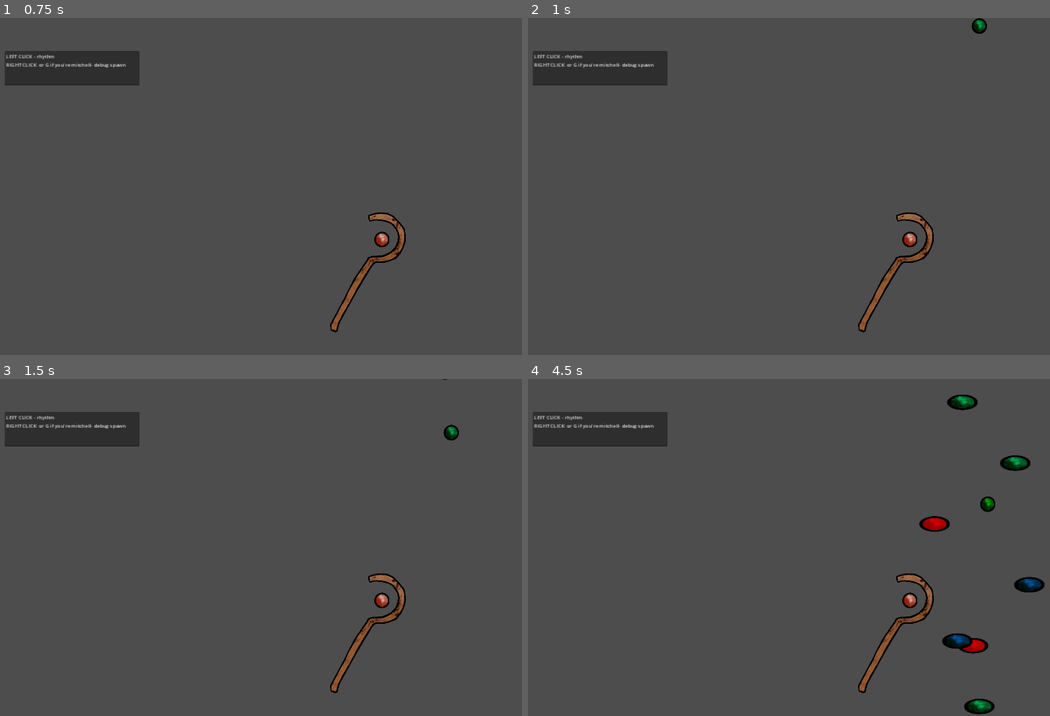
Above: before the commit, frames 1-4 (two rows, left to right).
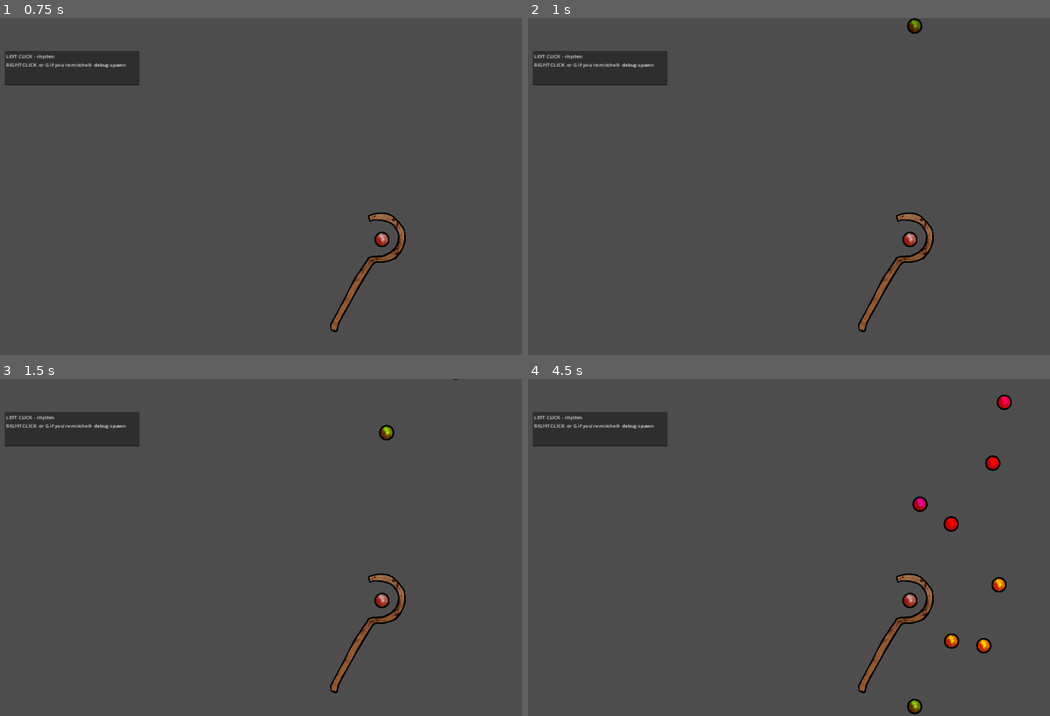
Above: after the commit, the same moments.

Repository: mhogle25/ld55-gonefishin
Game: Godot game, scene res://scenes/fishing_minigame_prototype.tscn
The game is run twice, just before and just after one commit, with the same random seed, the same clock (stepped at 60 frames per second) and the same inputs.
Inputs (mouse positions are in pixels of both pictures, inside the frame that each line leads up to):
- Up to frame 1 (0.75 s): tap Enter at 0.5 s; move the mouse to (375, 169) at 0.52 s; click (375, 169) at 0.6 s
- Up to frame 2 (1 s): no input
- Up to frame 3 (1.5 s): move the mouse to (125, 564) at 1.27 s; right-click (125, 564) at 1.35 s
- Up to frame 4 (4.5 s): move the mouse to (830, 473) at 2.02 s; click (830, 473) at 2.1 s; move the mouse to (742, 614) at 2.77 s; right-click (742, 614) at 2.85 s; move the mouse to (950, 598) at 3.52 s; click (950, 598) at 3.6 s; move the mouse to (590, 496) at 4.27 s; right-click (590, 496) at 4.35 s

Frame 1 is identical in both runs. In frame 2, 0.2% of the frame differs, in the area x 72-88%, y 0-5%; in frame 3, 0.2%; in frame 4, 2.2%, in the area x 72-99%, y 4-100%.

Commit message:
SKITTLES BABY
woooo big particles

Diff:
--- /dev/null
+++ b/assets/game_objects/ParticleEffectSpawn.gd
@@ -0,0 +1,108 @@
+extends Marker2D
+
+@export var particle_texture : Texture
+signal go_spawn
+signal stop_spawn
+var spawning : bool = false
+var particles_storage : Array
+var SPEED = 100.0
+var radius : int = 6
+var spawn_limit: int = 30
+var spawn_count: int = 0
+@export var spawn_margin : int = 20
+var spawn_timer = 0
+@export var spawn_rate : float = 0.05
+
+
+# Called when the node enters the scene tree for the first time.
+func _ready():
+
+	pass # Replace with function body.
+
+
+# Called every frame. 'delta' is the elapsed time since the previous frame.
+func _process(delta):
+	if spawning and spawn_timer < 0 and spawn_count < spawn_limit :
+		create_particles()
+		spawn_count += 1
+		spawn_timer = spawn_rate
+	elif spawning:
+		stop_spawn.emit()
+	spawn_timer -= 32*delta
+	for col in particles_storage:
+		var trans = PhysicsServer2D.body_get_state(col[0], PhysicsServer2D.BODY_STATE_TRANSFORM)
+		trans.origin = trans.origin - global_position
+		RenderingServer.canvas_item_set_transform(col[1], trans)
+
+
+
+
+func create_particles():
+
+	var ps = PhysicsServer2D
+	var rs = RenderingServer
+
+	##Set position
+	var trans = global_transform
+	trans.origin += Vector2(randi_range(-spawn_margin,spawn_margin), randi_range(-spawn_margin,spawn_margin))
+
+	##PhysicsBody
+	var part_col = ps.body_create()
+	ps.body_set_mode(part_col, ps.BODY_MODE_RIGID)
+	ps.body_set_space(part_col, get_world_2d().space)
+
+	##Create Collision Shape (circle)
+	var shape = ps.circle_shape_create()
+
+	ps.shape_set_data(shape, radius) ##set circle radius
+
+	##add collider to rigid body
+	ps.body_add_shape(part_col, shape, Transform2D.IDENTITY)
+
+	##set collision layers to 5, reserved for particles
+	ps.body_set_collision_layer(part_col, 5)
+	ps.body_set_collision_mask(part_col, 5)
+
+	##set parameters for physics
+	ps.body_set_state(part_col, ps.BODY_STATE_LINEAR_VELOCITY, Vector2(randf_range(-1,1), randf_range(-1,1)).normalized() * SPEED)
+	ps.body_set_param(part_col, ps.BODY_PARAM_GRAVITY_SCALE, 0.01)
+	ps.body_set_state(part_col, ps.BODY_STATE_TRANSFORM, trans)
+
+	##Create visual canvas item
+	var particle = rs.canvas_item_create()
+
+	##Parent child
+	rs.canvas_item_set_parent(particle, get_canvas_item())
+
+	##Set transform
+	rs.canvas_item_set_transform(particle,trans)
+
+	##Create rectangle to contain texture
+	var rect = Rect2()
+	rect.position = Vector2(-radius, -radius)
+	rect.size = particle_texture.get_size()/spawn_margin*radius
+
+	rs.canvas_item_add_texture_rect(particle, rect, particle_texture)
+
+	##Color texture ##random color again idk what we're going for palette wise yet
+	rs.canvas_item_set_self_modulate(particle, Color.from_hsv((randi() % 12) / 12.0, 1, 1))
+
+	##add to storage array
+	particles_storage.append([part_col, particle])
+
+
+func kill_particles():
+	if particles_storage:
+		for part in particles_storage:
+			PhysicsServer2D.free_rid(part[0])
+			RenderingServer.free_rid(part[1])
+			particles_storage.erase(part)
+
+
+
+func _on_go_spawn():
+	spawning = true
+
+
+func _on_stop_spawn():
+	spawning = false # Replace with function body.
--- a/assets/game_objects/note.tscn
+++ b/assets/game_objects/note.tscn
@@ -1,16 +1,34 @@
-[gd_scene load_steps=6 format=3 uid="uid://d3fb1275t86li"]
+[gd_scene load_steps=12 format=3 uid="uid://d3fb1275t86li"]
 
 [ext_resource type="Script" path="res://scripts/note.gd" id="1_8oln7"]
 [ext_resource type="Texture2D" uid="uid://3e8p0ulgdydb" path="res://assets/art/orb.png" id="2_tj351"]
+[ext_resource type="Script" path="res://assets/game_objects/ParticleEffectSpawn.gd" id="3_ps4hr"]
 
 [sub_resource type="RectangleShape2D" id="RectangleShape2D_tfc7r"]
+
+[sub_resource type="Gradient" id="Gradient_4bb3x"]
+offsets = PackedFloat32Array(0, 0.506494)
+colors = PackedColorArray(1, 1, 1, 1, 0, 0, 0, 1)
+
+[sub_resource type="GradientTexture2D" id="GradientTexture2D_04rv5"]
+gradient = SubResource("Gradient_4bb3x")
+fill = 1
+fill_from = Vector2(0.5, 0.5)
+
+[sub_resource type="Gradient" id="Gradient_jwtbh"]
+colors = PackedColorArray(1, 1, 1, 1, 0, 0, 0, 0)
+
+[sub_resource type="GradientTexture2D" id="GradientTexture2D_3cix5"]
+gradient = SubResource("Gradient_jwtbh")
+fill = 1
+fill_from = Vector2(0.5, 0.5)
 
 [sub_resource type="Animation" id="Animation_lr5qq"]
 resource_name = "bob"
 loop_mode = 1
 tracks/0/type = "value"
 tracks/0/imported = false
-tracks/0/enabled = true
+tracks/0/enabled = false
 tracks/0/path = NodePath("NoteSprite:scale")
 tracks/0/interp = 1
 tracks/0/loop_wrap = true
@@ -20,10 +38,50 @@
 "update": 1,
 "values": [Vector2(1, 1), Vector2(2, 1), Vector2(1, 1)]
 }
+tracks/1/type = "value"
+tracks/1/imported = false
+tracks/1/enabled = true
+tracks/1/path = NodePath("NoteSprite/PointLight2D:energy")
+tracks/1/interp = 1
+tracks/1/loop_wrap = true
+tracks/1/keys = {
+"times": PackedFloat32Array(0, 0.5, 1),
+"transitions": PackedFloat32Array(1, 1, 1),
+"update": 0,
+"values": [1.0, 0.0, 1.0]
+}
+
+[sub_resource type="Animation" id="Animation_dnegp"]
+resource_name = "hit_feedback"
+tracks/0/type = "value"
+tracks/0/imported = false
+tracks/0/enabled = true
+tracks/0/path = NodePath("NoteSprite:self_modulate")
+tracks/0/interp = 1
+tracks/0/loop_wrap = true
+tracks/0/keys = {
+"times": PackedFloat32Array(0, 1),
+"transitions": PackedFloat32Array(1, 1),
+"update": 0,
+"values": [Color(1, 1, 1, 1), Color(1, 1, 1, 0)]
+}
+tracks/1/type = "value"
+tracks/1/imported = false
+tracks/1/enabled = false
+tracks/1/path = NodePath("NoteSprite/PointLight2D:energy")
+tracks/1/interp = 1
+tracks/1/loop_wrap = true
+tracks/1/keys = {
+"times": PackedFloat32Array(0, 1),
+"transitions": PackedFloat32Array(1, 1),
+"update": 0,
+"values": [0.0, 1.0]
+}
 
 [sub_resource type="AnimationLibrary" id="AnimationLibrary_wqj3t"]
 _data = {
-"bob": SubResource("Animation_lr5qq")
+"bob": SubResource("Animation_lr5qq"),
+"hit_feedback": SubResource("Animation_dnegp")
 }
 
 [node name="Note" type="Area2D"]
@@ -38,9 +96,26 @@
 [node name="NoteSprite" type="Sprite2D" parent="."]
 texture = ExtResource("2_tj351")
 
+[node name="PointLight2D" type="PointLight2D" parent="NoteSprite"]
+scale = Vector2(1.6, 1.6)
+energy = 0.0
+texture = SubResource("GradientTexture2D_04rv5")
+
+[node name="NoteSprite2" type="Sprite2D" parent="NoteSprite"]
+visible = false
+show_behind_parent = true
+scale = Vector2(1.44, 1.44)
+texture = SubResource("GradientTexture2D_3cix5")
+
 [node name="AnimationPlayer" type="AnimationPlayer" parent="."]
 libraries = {
 "": SubResource("AnimationLibrary_wqj3t")
 }
 
+[node name="ParticleSpawn" type="Marker2D" parent="."]
+script = ExtResource("3_ps4hr")
+particle_texture = ExtResource("2_tj351")
+
 [connection signal="hit" from="." to="." method="_on_hit"]
+[connection signal="go_spawn" from="ParticleSpawn" to="ParticleSpawn" method="_on_go_spawn"]
+[connection signal="stop_spawn" from="ParticleSpawn" to="ParticleSpawn" method="_on_stop_spawn"]
--- a/project.godot
+++ b/project.godot
@@ -46,6 +46,7 @@
 [layer_names]
 
 2d_physics/layer_2="NotesLayer"
+2d_physics/layer_5="ParticleLayer"
 
 [rendering]
 
--- a/scripts/note.gd
+++ b/scripts/note.gd
@@ -5,12 +5,15 @@
 @onready var animate = $AnimationPlayer
 signal hit
 
+
 # Called when the node enters the scene tree for the first time.
 func _ready():
 	animate.speed_scale = Global.bpm_debug
 	animate.play("bob")
+	var rand_hsv = Color.from_hsv((randi() % 12) / 12.0, 1, 1) ####pseudo-random color picker
 	self.position.x = randi_range(Global.upperboundary, Global.lowerboundary)
-	$NoteSprite.modulate = Color.from_hsv((randi() % 12) / 12.0, 1, 1) ####pseudo-random color picker
+	$NoteSprite.modulate = rand_hsv ####pseudo-random color picker
+
 
 
 # Called every frame. 'delta' is the elapsed time since the previous frame.
@@ -21,6 +24,17 @@
 
 
 func _on_hit():
+	$ParticleSpawn.go_spawn.emit()
+	animate.play("hit_feedback")
+	self.set_collision_layer_value(2, false)
+	var kill_timer := Timer.new()
+	kill_timer.name = "kill_note_timer"
+	#kill_timer.set_wait_time(1) ###get from global variable assigned to each song in a dict, pull from current song , set to quarter notes by default (*2 for half notes, /2 for eighth notes if you're a maniac)
+	kill_timer.one_shot = true
+	kill_timer.autostart = true
+	add_child(kill_timer)
+	kill_timer.timeout.connect(kill_timer_timeout)
 
-	self.set_collision_layer_value(2, false)
-	self.queue_free() ###want to animate a cute pop function before removing
+
+func kill_timer_timeout():
+	self.queue_free()
